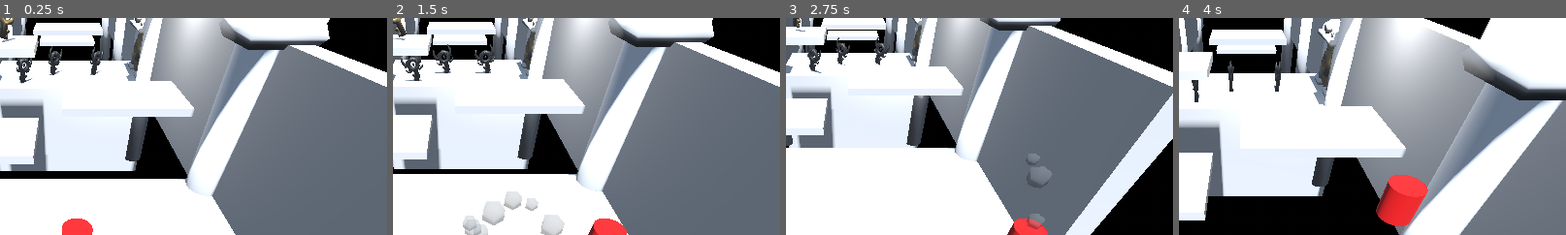
Above: before the commit, frames 1-4 (left to right).
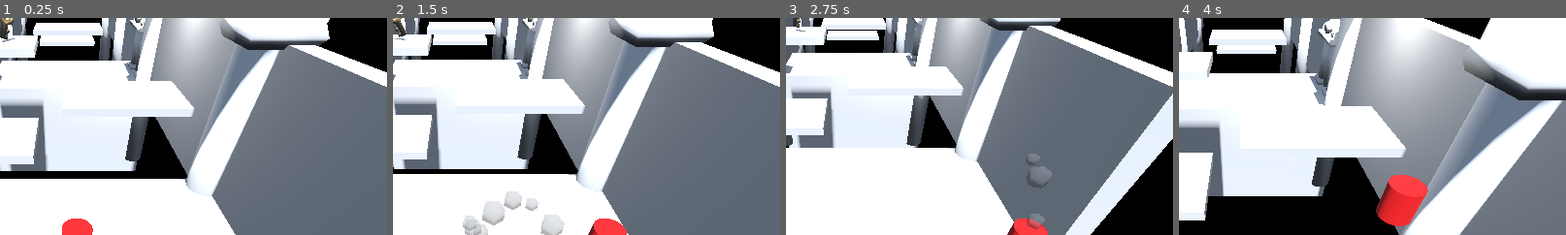
Above: after the commit, the same moments.

Repository: FloridaChristopher/LabyrinthGameJam
Game: Godot game, scene res://Scenes/the_maze.tscn
Two runs of this game, one before a commit and one after it. Both use one fixed random seed, a clock stepped at 60 frames per second and the inputs below.
Inputs:
- Up to frame 1 (0.25 s): no input
- Up to frame 2 (1.5 s): hold D (Right) 0.53-1.28 s; tap Space (Jump) at 0.77 s; hold S (Backward) from 1.28 s (still down)
- Up to frame 3 (2.75 s): tap Space (Jump) at 1.52 s; release S (Backward) at 2.03 s; hold D (Right) from 2.03 s (still down)
- Up to frame 4 (4 s): release D (Right) at 2.78 s; hold W (Forward) 2.78-3.53 s; tap Space (Jump) at 3.02, 3.77 s; hold A (Left) from 3.53 s (still down)
The pictures show only the part of the screen within x 42-92%, y 7-57%; the shares and areas given below are measured in that part.

The runs differ from the first frame. In frame 1, 1.0% of the frame differs, in the area x 4-38%, y 7-31%; in frame 2, 1.1%, in the area x 2-37%, y 6-30%; in frame 3, 0.8%; in frame 4, 0.7%.

Commit message:
new rooms
- new rooms

Diff:
--- a/Labyrinth/Rooms/room0.tscn
+++ b/Labyrinth/Rooms/room0.tscn
@@ -7,7 +7,6 @@
 [ext_resource type="PackedScene" uid="uid://cb061gs4qifx8" path="res://Objects/doorway.tscn" id="5_nyqn0"]
 [ext_resource type="PackedScene" uid="uid://832o6u5ts2pp" path="res://Objects/te_4t_platform.tscn" id="6_fh0vx"]
 [ext_resource type="PackedScene" uid="uid://ceed8awj3lsqn" path="res://Objects/big_key.tscn" id="7_ulg30"]
-[ext_resource type="PackedScene" uid="uid://rag02nht8chh" path="res://Objects/bigger_key.tscn" id="8_oe5g0"]
 
 [node name="Room" type="Node3D" groups=["Room"]]
 script = ExtResource("1_h4cj0")
@@ -69,11 +68,11 @@
 
 [node name="Doorway" parent="." instance=ExtResource("5_nyqn0")]
 skeleton = NodePath("../..")
+connectedRoom = 2
 
 [node name="Doorway2" parent="." instance=ExtResource("5_nyqn0")]
 transform = Transform3D(9.44699e-08, 0, -0.720406, 0, 0.720406, 0, 0.720406, 0, 9.44699e-08, 2.39933, -0.462566, -7.64101)
 skeleton = NodePath("../..")
-locked = true
 exit = 1
 connectedRoom = 1
 
@@ -119,13 +118,4 @@
 [node name="BigKey" parent="." instance=ExtResource("7_ulg30")]
 transform = Transform3D(1, 0, 0, 0, 1, 0, 0, 0, 1, -1.49423, 1.07252, -4.98209)
 
-[node name="BigKey2" parent="." instance=ExtResource("8_oe5g0")]
-transform = Transform3D(1, 0, 0, 0, 1, 0, 0, 0, 1, -0.482442, -0.462566, -7.43116)
-
-[node name="BigKey3" parent="." instance=ExtResource("8_oe5g0")]
-transform = Transform3D(1, 0, 0, 0, 1, 0, 0, 0, 1, 0.863823, -0.462566, -7.42888)
-
-[node name="BigKey4" parent="." instance=ExtResource("8_oe5g0")]
-transform = Transform3D(1, 0, 0, 0, 1, 0, 0, 0, 1, -1.40456, -0.462566, -6.67486)
-
 [editable path="Te4t_platform10"]
--- a/Labyrinth/Rooms/room1.tscn
+++ b/Labyrinth/Rooms/room1.tscn
@@ -107,7 +107,8 @@
 
 [node name="Doorway" parent="." instance=ExtResource("5_5ui0a")]
 skeleton = NodePath("../..")
-exit = 1
+exit = 2
+connectedRoom = 2
 
 [node name="Doorway2" parent="." instance=ExtResource("5_5ui0a")]
 transform = Transform3D(-1.5745e-07, 0, 0.720406, 0, 0.720406, 0, -0.720406, 0, -1.5745e-07, -2.48593, -0.462566, -7.64101)
--- /dev/null
+++ b/Labyrinth/Rooms/room2.tscn
@@ -0,0 +1,137 @@
+[gd_scene load_steps=13 format=3 uid="uid://b2agqgu2qu5vr"]
+
+[ext_resource type="ArrayMesh" uid="uid://6scm53rj64q1" path="res://Models/collum.obj" id="1_atmyn"]
+[ext_resource type="Script" path="res://Scripts/Room.gd" id="1_hhkds"]
+[ext_resource type="PackedScene" uid="uid://832o6u5ts2pp" path="res://Objects/te_4t_platform.tscn" id="2_xpqgc"]
+[ext_resource type="Material" uid="uid://dhbaxou0v4b5o" path="res://Shaders/Marble.tres" id="2_xudgf"]
+[ext_resource type="PackedScene" uid="uid://cb061gs4qifx8" path="res://Objects/doorway.tscn" id="5_qxkw7"]
+[ext_resource type="PackedScene" uid="uid://rag02nht8chh" path="res://Objects/bigger_key.tscn" id="8_qdxqt"]
+
+[sub_resource type="Animation" id="Animation_rmhfo"]
+length = 0.001
+
+[sub_resource type="Animation" id="Animation_vwe8t"]
+resource_name = "room1-platform1"
+length = 4.0
+loop_mode = 1
+
+[sub_resource type="AnimationLibrary" id="AnimationLibrary_jjd4k"]
+_data = {
+"RESET": SubResource("Animation_rmhfo"),
+"room1-platform1": SubResource("Animation_vwe8t")
+}
+
+[sub_resource type="BoxMesh" id="BoxMesh_iq3pr"]
+
+[sub_resource type="BoxShape3D" id="BoxShape3D_wgi38"]
+
+[sub_resource type="BoxShape3D" id="BoxShape3D_hxmqf"]
+
+[node name="Room" type="Node3D" groups=["Room"]]
+script = ExtResource("1_hhkds")
+
+[node name="Collum2" type="MeshInstance3D" parent="."]
+transform = Transform3D(0.308348, 0, 0, 0, 0.319501, 0, 0, 0, 0.308348, 2.31293, -2.63544, -1.47612)
+material_override = ExtResource("2_xudgf")
+mesh = ExtResource("1_atmyn")
+skeleton = NodePath("../..")
+
+[node name="Collum3" type="MeshInstance3D" parent="."]
+transform = Transform3D(0.308348, 0, 0, 0, 0.319501, 0, 0, 0, 0.308348, -2.40005, -2.63544, -1.47612)
+material_override = ExtResource("2_xudgf")
+mesh = ExtResource("1_atmyn")
+skeleton = NodePath("../..")
+
+[node name="Collum6" type="MeshInstance3D" parent="."]
+transform = Transform3D(0.308348, 0, 0, 0, 0.319501, 0, 0, 0, 0.308348, 2.31293, -2.63544, 1.30587)
+material_override = ExtResource("2_xudgf")
+mesh = ExtResource("1_atmyn")
+skeleton = NodePath("../..")
+
+[node name="Collum7" type="MeshInstance3D" parent="."]
+transform = Transform3D(0.308348, 0, 0, 0, 0.319501, 0, 0, 0, 0.308348, -2.40005, -2.63544, 1.30587)
+material_override = ExtResource("2_xudgf")
+mesh = ExtResource("1_atmyn")
+skeleton = NodePath("../..")
+
+[node name="Collum4" type="MeshInstance3D" parent="."]
+transform = Transform3D(0.308348, 0, 0, 0, 0.319501, 0, 0, 0, 0.308348, 2.31293, -2.63544, -4.51052)
+material_override = ExtResource("2_xudgf")
+mesh = ExtResource("1_atmyn")
+skeleton = NodePath("../..")
+
+[node name="Collum5" type="MeshInstance3D" parent="."]
+transform = Transform3D(0.308348, 0, 0, 0, 0.319501, 0, 0, 0, 0.308348, -2.40005, -2.63544, -4.51052)
+material_override = ExtResource("2_xudgf")
+mesh = ExtResource("1_atmyn")
+skeleton = NodePath("../..")
+
+[node name="Doorway" parent="." instance=ExtResource("5_qxkw7")]
+transform = Transform3D(9.44699e-08, 0, -0.720406, 0, 0.720406, 0, 0.720406, 0, 9.44699e-08, 2.32971, -0.462566, -0.0587712)
+skeleton = NodePath("../..")
+connectedRoom = 1
+
+[node name="OmniLight3D" type="OmniLight3D" parent="."]
+transform = Transform3D(1, 0, 0, 0, 1, 0, 0, 0, 1, 1.47965, 1.35957, -1.50907)
+light_color = Color(0.898039, 0.47451, 0.286275, 1)
+light_energy = 0.5
+
+[node name="OmniLight3D2" type="OmniLight3D" parent="."]
+transform = Transform3D(1, 0, 0, 0, 1, 0, 0, 0, 1, -1.7557, 1.35957, -1.50907)
+light_color = Color(0.898039, 0.47451, 0.286275, 1)
+light_energy = 0.5
+
+[node name="OmniLight3D3" type="OmniLight3D" parent="."]
+transform = Transform3D(1, 0, 0, 0, 1, 0, 0, 0, 1, -0.0271119, 1.35957, -4.1085)
+light_color = Color(0.898039, 0.47451, 0.286275, 1)
+light_energy = 0.5
+
+[node name="Te4t_platform" parent="." instance=ExtResource("2_xpqgc")]
+transform = Transform3D(1, 0, 0, 0, 1, 0, 0, 0, 1, 0, 0, -0.177608)
+
+[node name="Te4t_platform2" parent="." instance=ExtResource("2_xpqgc")]
+transform = Transform3D(1, 0, 0, 0, 1, 0, 0, 0, 1, 0, 0, -4.59754)
+
+[node name="Te4t_platform10" parent="." instance=ExtResource("2_xpqgc")]
+transform = Transform3D(1, 0, 0, 0, -4.37114e-08, 1, 0, -1, -4.37114e-08, 0, 0, 0.816894)
+
+[node name="CollisionShape3D" parent="Te4t_platform10" index="0"]
+visible = false
+
+[node name="Te4t_platform4" parent="." instance=ExtResource("2_xpqgc")]
+transform = Transform3D(-5.24537e-08, -1, 3.80289e-08, 0, -4.37114e-08, -0.87, 1.2, -4.37114e-08, 1.6623e-15, 1.88546, 0.541584, -1.66077)
+
+[node name="Te4t_platform5" parent="." instance=ExtResource("2_xpqgc")]
+transform = Transform3D(-5.24537e-08, -1, 3.80289e-08, 0, -4.37114e-08, -0.87, 1.2, -4.37114e-08, 1.6623e-15, -3.24869, 0.541584, -1.66077)
+
+[node name="Te4t_platform6" parent="." instance=ExtResource("2_xpqgc")]
+transform = Transform3D(-1.2, 8.74228e-08, 3.80289e-08, -5.24537e-08, 1.91069e-15, -0.87, -1.04907e-07, -1, 1.6623e-15, -0.0697698, 0.541584, -5.36861)
+
+[node name="AnimationPlayer" type="AnimationPlayer" parent="."]
+autoplay = "room1-platform1"
+libraries = {
+"": SubResource("AnimationLibrary_jjd4k")
+}
+
+[node name="N_Platform1" type="CSGMesh3D" parent="."]
+transform = Transform3D(1, 0, 0, 0, 0.3, 0, 0, 0, 1, 0, -0.241284, -3.94829)
+mesh = SubResource("BoxMesh_iq3pr")
+
+[node name="StaticBody3D" type="StaticBody3D" parent="N_Platform1"]
+
+[node name="CollisionShape3D" type="CollisionShape3D" parent="N_Platform1/StaticBody3D"]
+shape = SubResource("BoxShape3D_wgi38")
+
+[node name="N_Platform2" type="CSGMesh3D" parent="."]
+transform = Transform3D(1, 0, 0, 0, 0.3, 0, 0, 0, 1, -1.41414, 0.477688, -3.94829)
+mesh = SubResource("BoxMesh_iq3pr")
+
+[node name="StaticBody3D" type="StaticBody3D" parent="N_Platform2"]
+
+[node name="CollisionShape3D" type="CollisionShape3D" parent="N_Platform2/StaticBody3D"]
+shape = SubResource("BoxShape3D_hxmqf")
+
+[node name="BigKey" parent="." instance=ExtResource("8_qdxqt")]
+transform = Transform3D(1, 0, 0, 0, 1, 0, 0, 0, 1, -1.45754, 0.726047, -3.83045)
+
+[editable path="Te4t_platform10"]
--- a/Labyrinth/Scenes/the_maze.tscn
+++ b/Labyrinth/Scenes/the_maze.tscn
@@ -1,9 +1,10 @@
-[gd_scene load_steps=14 format=3 uid="uid://buh8ief2eol35"]
+[gd_scene load_steps=15 format=3 uid="uid://buh8ief2eol35"]
 
 [ext_resource type="Script" path="res://Scripts/maze_control.gd" id="1_amh2u"]
 [ext_resource type="PackedScene" uid="uid://cuaux0000u4ex" path="res://Scenes/player.tscn" id="1_opeje"]
 [ext_resource type="PackedScene" uid="uid://brxx65eh0t5mh" path="res://Rooms/room0.tscn" id="2_8btyh"]
 [ext_resource type="PackedScene" uid="uid://b44xpwublo52q" path="res://Rooms/room1.tscn" id="3_icjtw"]
+[ext_resource type="PackedScene" uid="uid://b2agqgu2qu5vr" path="res://Rooms/room2.tscn" id="4_arhqy"]
 [ext_resource type="Script" path="res://Scripts/camerascroll.gd" id="4_ors2s"]
 [ext_resource type="Script" path="res://Scripts/collectablecontrol.gd" id="7_n5gk5"]
 [ext_resource type="PackedScene" uid="uid://cdb6cv8ygoi3v" path="res://UI/bigger_key_icon.tscn" id="8_gstgy"]
@@ -27,7 +28,7 @@
 
 [node name="Labyrith" type="Node3D" groups=["Control"]]
 script = ExtResource("1_amh2u")
-rooms = Array[Resource]([ExtResource("2_8btyh"), ExtResource("3_icjtw")])
+rooms = Array[Resource]([ExtResource("2_8btyh"), ExtResource("3_icjtw"), ExtResource("4_arhqy")])
 
 [node name="Player" parent="." instance=ExtResource("1_opeje")]
 transform = Transform3D(1, 0, 0, 0, 1, 0, 0, 0, 1, 0, 0.207836, 0)
Not shown: 1 places in Labyrinth/Rooms/room0.tscn that only renumber resources
